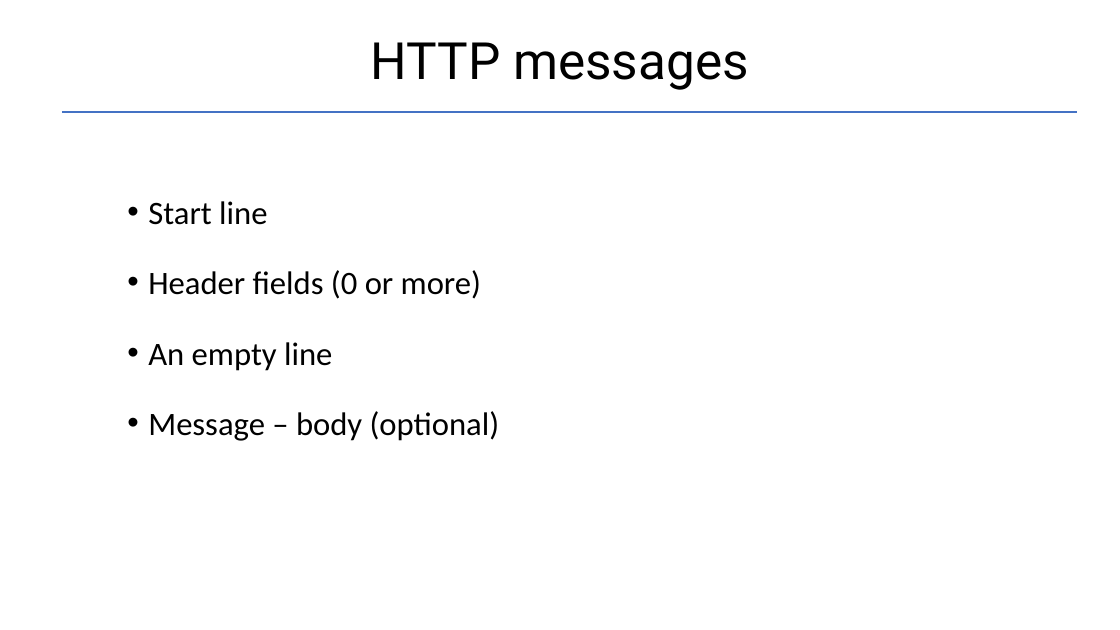
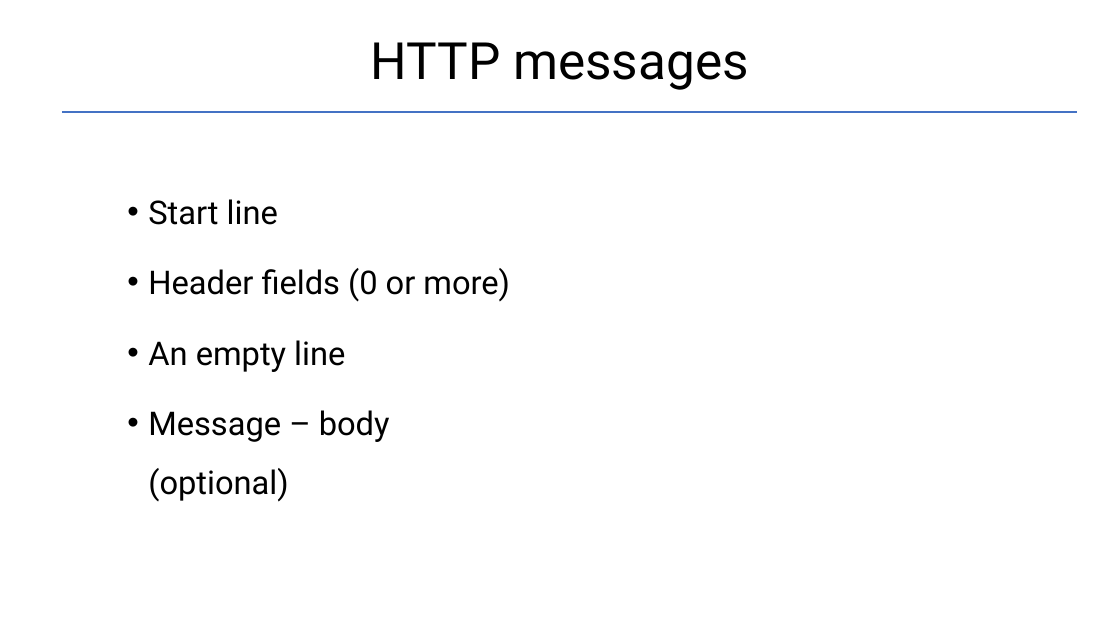
Before and after one commit to Garnik94/Levelup_presentations, a slide deck: slide 6 of Http/Http_presentation.pptx (slide 4 before the commit). Drawn at 1120x630 pixels with LibreOffice and Linux fonts; fonts in the diff are those of the drawing. Boxes give left, top, right and bottom in pixels: in the first picture for what was removed or moved away, otherwise in the second. Text is boxed around its words. In the diff, an @@ line names an element or a change of style, - is before the commit and + after.

```diff
--- a/Http/Http_presentation.pptx
+++ b/Http/Http_presentation.pptx
@@ text "Start line" at <box>148,199,510,502</box>: font Calibri to Roboto @@
```
Also in this commit, not shown: 1 other slide changed, 5 slides added, 1 slide removed, 2 other files.
